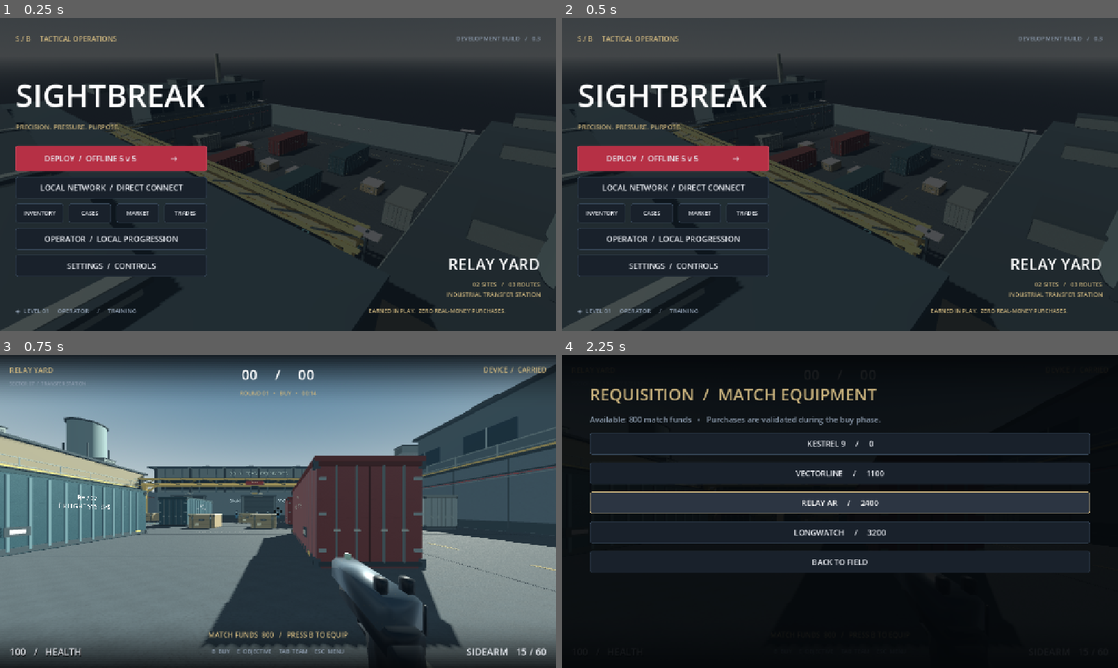
Above: before the commit, frames 1-4 (two rows, left to right).
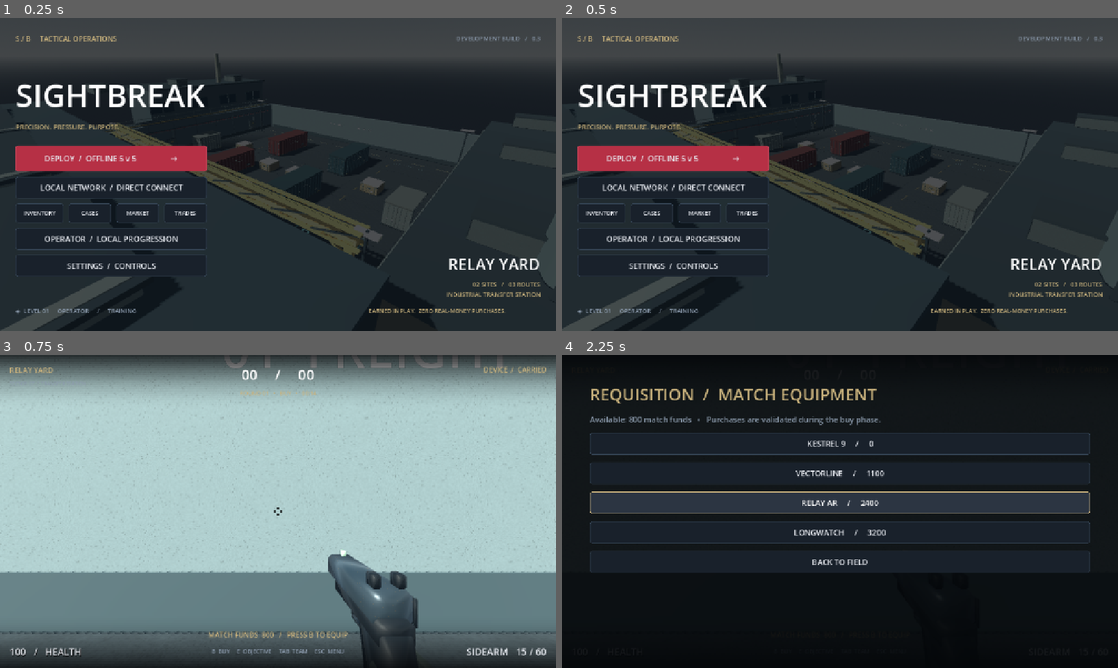
Above: after the commit, the same moments.

Repository: calebaiken/sightbreak
Game: Godot game, scene res://main.tscn
Same seed, same stepped clock (60 frames per second), same inputs: the game is played once before the commit and once after it.
Inputs (mouse positions are in pixels of both pictures, inside the frame that each line leads up to):
- Up to frame 1 (0.25 s): no input
- Up to frame 2 (0.5 s): no input
- Up to frame 3 (0.75 s): click "DEPLOY / OFFLINE 5 v 5 →" at 0.5 s
- Up to frame 4 (2.25 s): tap B at 1.25, 1.35, 2 s; move the mouse to (867, 511) at 1.27 s; hold W from 1.28 s (still down); click (867, 511) at 1.42 s; tap Space at 1.52 s; move the mouse to (812, 511) at 2.02 s; tap R at 2.1 s

Frames 1-2 are identical in both runs. In frame 3, 78% of the frame differs, in the area x 0-100%, y 0-100%; in frame 4, less than 0.1%.
Error in both runs: Invalid access to property or key 'hit_feedback_remaining' on a base object of type 'CharacterBody3D (SBActor)'. (res://scripts/main.gd:591)

Commit message:
Wire reduced weapon motion and verify aiming while firing

Diff:
--- a/game/scripts/main.gd
+++ b/game/scripts/main.gd
@@ -629,6 +629,7 @@
 		input_round = match_game.round_number
 		input_actor = actor.actor_id
 	var state: Dictionary = {"move": Vector2.ZERO, "look": input_look}
+	if actor != null: actor.reduced_motion = bool(profile.data.settings.reduced_motion)
 	if actor != null and actor.weapon_id != cosmetic_weapon:
 		actor.apply_cosmetic(current_loadout.get(actor.weapon_id, {}))
 		cosmetic_weapon = actor.weapon_id
--- a/game/tests/main_test.gd
+++ b/game/tests/main_test.gd
@@ -74,6 +74,12 @@
 	main._physics_process(1.0 / 60.0)
 	check(not game._local_input.fire and game._local_input.move == Vector2(0.5, 0.5), "Joystick movement alone cannot fire")
 	main.touch.reset_input()
+	main.profile.data.settings.reduced_motion = true
+	main._physics_process(1.0 / 60.0)
+	check(actor.reduced_motion, "Accessibility setting reaches active first-person weapon animation")
+	main.profile.data.settings.reduced_motion = false
+	main._physics_process(1.0 / 60.0)
+	check(not actor.reduced_motion, "Standard weapon motion can be restored without rebuilding the match")
 	var look_before: Vector2 = main.input_look
 	main.touch.look_delta = Vector2(10, 5)
 	main._physics_process(1.0 / 60.0)
--- a/game/tests/touch_test.gd
+++ b/game/tests/touch_test.gd
@@ -55,6 +55,11 @@
 	check(touch.movement == old_movement, "Malformed pointer position cannot poison joystick movement")
 	press(12, Vector2(NAN, 200))
 	check(not touch.fingers.has(12), "Malformed pointer press cannot reserve a finger action")
+	drag.index = 1
+	drag.position = touch.control_point("fire") + Vector2(4, -3)
+	drag.relative = Vector2(4, -3)
+	root.push_input(drag)
+	check(touch.consume_look() == Vector2(4, -3) and touch.actions.get("fire", false), "Fire-button drag aims continuously without releasing automatic fire")
 	press(1, touch.control_point("fire"), false)
 	check(not touch.actions.get("fire", false) and touch.fingers.size() == 3, "One pointer release doesn't cancel other pointers")
 	touch.reset_input()
